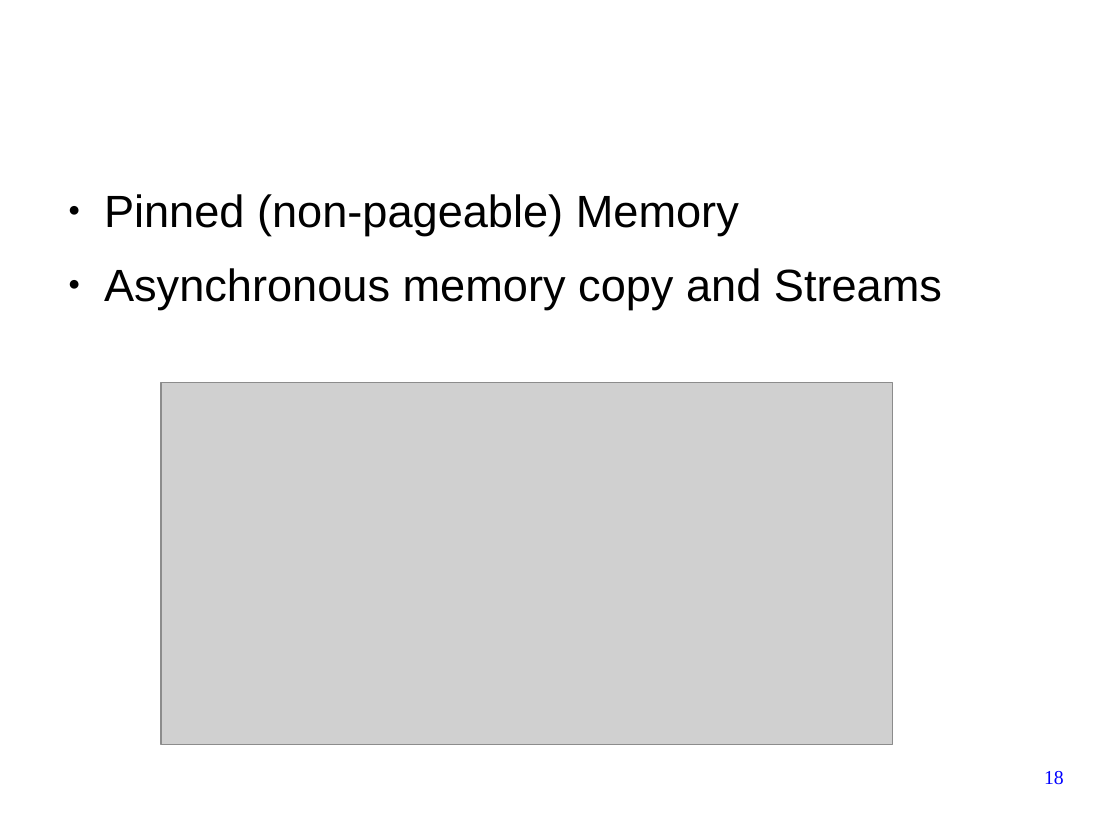
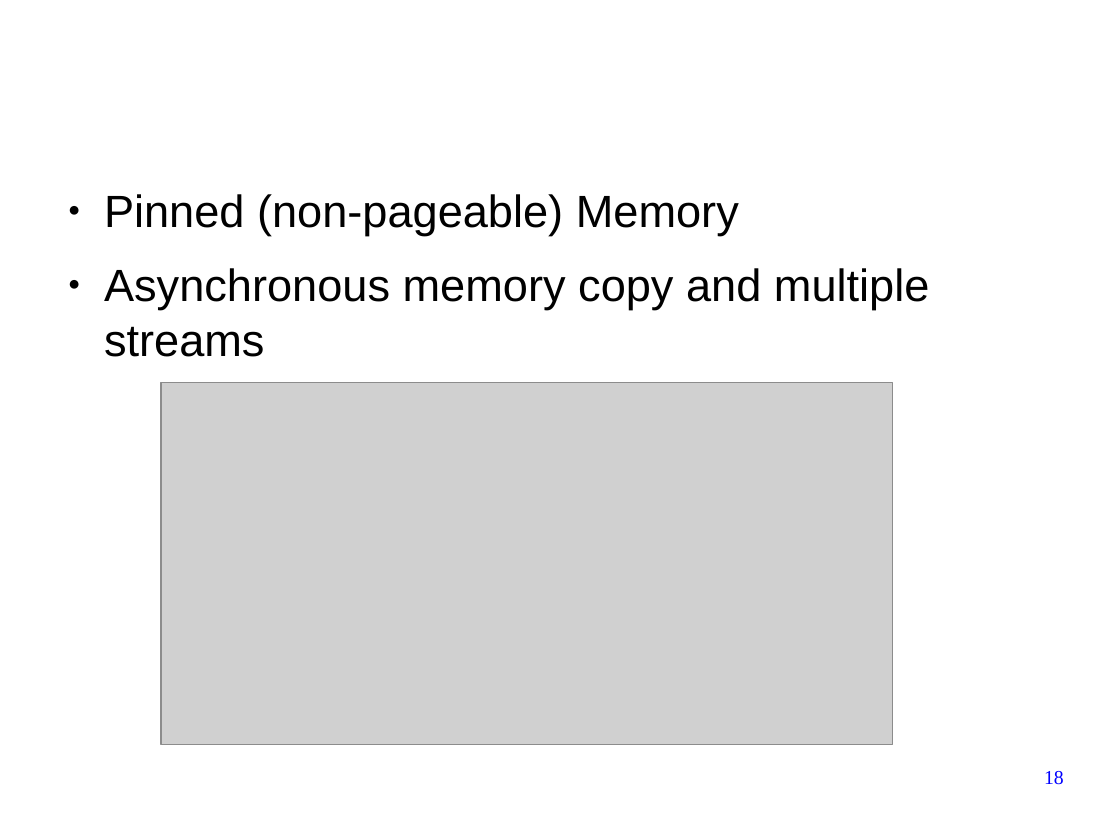
Before and after one commit to forestcheng/cudahmmsearch, a slide deck: slide 18 of thesis/thesisDefense.odp. Drawn at 1120x840 pixels with LibreOffice and Linux fonts; fonts in the diff are those of the drawing; grey boxes stand for pictures; background and template pictures are left out. Boxes give left, top, right and bottom in pixels: in the first picture for what was removed or moved away, otherwise in the second. Text is boxed around its words. In the diff, an @@ line names an element or a change of style, - is before the commit and + after.

```diff
--- a/thesis/thesisDefense.odp
+++ b/thesis/thesisDefense.odp
@@ text at <box>104,268,930,357</box>: text changed @@
-● Asynchronous memory copy and Streams
+● Asynchronous memory copy and multiple streams
```
Also in this commit, not shown: 4 other slides changed.
